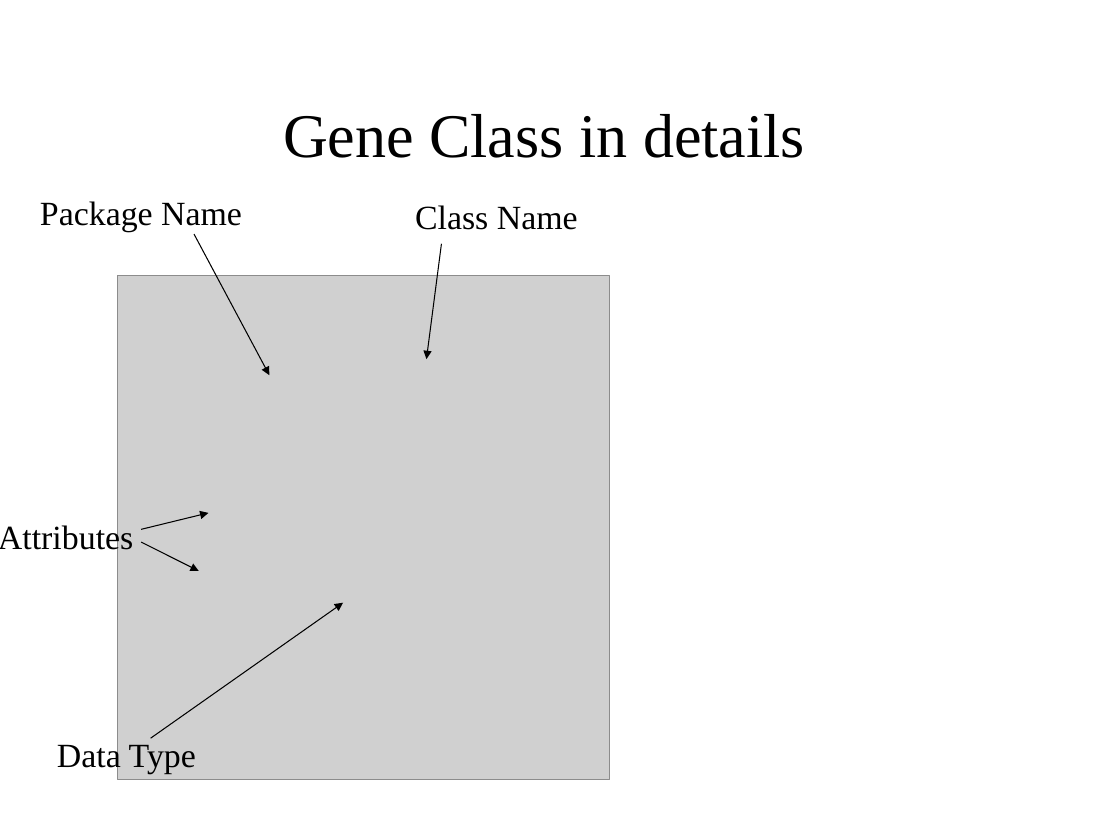
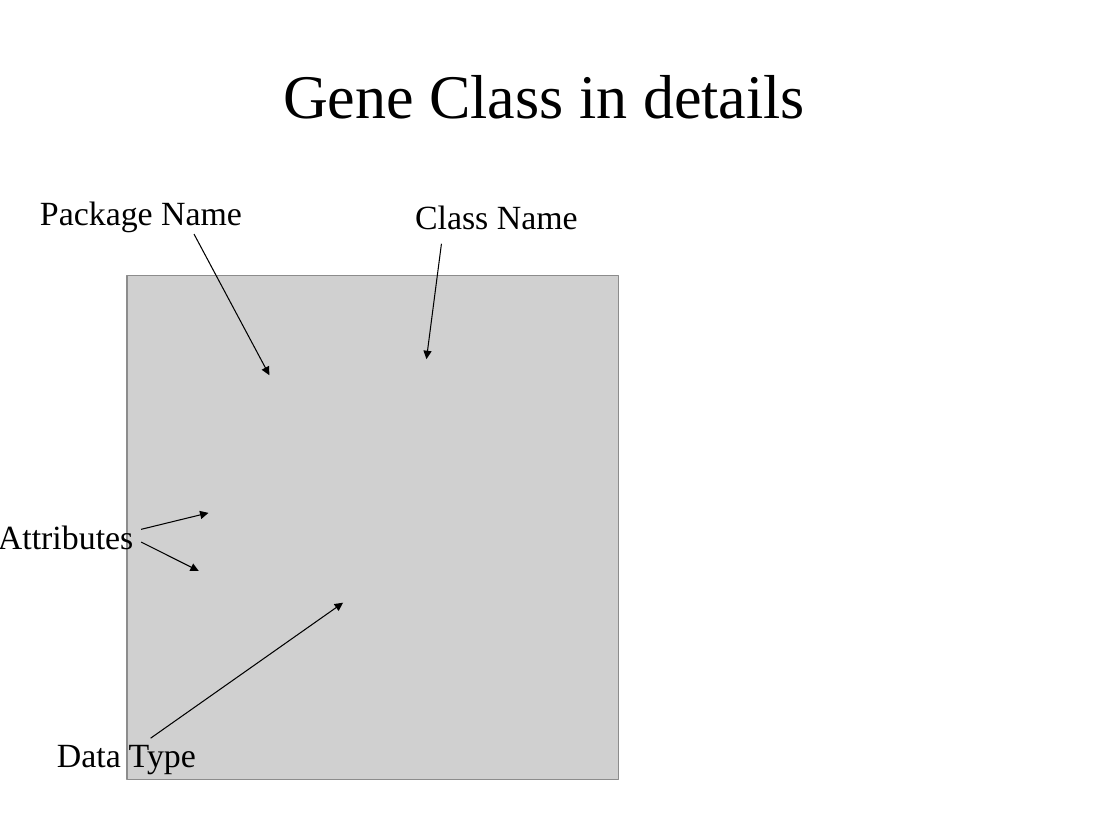
Before and after one commit to NCIP/cadsr-semantic-tools, a slide deck: slide 7 of docs/mapping-presentation-draft.ppt (slide 3 before the commit). Drawn at 1120x840 pixels with LibreOffice and Linux fonts; fonts in the diff are those of the drawing; grey boxes stand for pictures; background and template pictures are left out. Boxes give left, top, right and bottom in pixels: in the first picture for what was removed or moved away, otherwise in the second. Text is boxed around its words. In the diff, an @@ line names an element or a change of style, - is before the commit and + after.

```diff
--- a/docs/mapping-presentation-draft.ppt
+++ b/docs/mapping-presentation-draft.ppt
@@ title "Gene Class in details": place and size @@
-title "Gene Class in details" at [283,114,805,158]
+title "Gene Class in details" at [283,75,805,119]
@@ picture: place and size @@
-picture at [118,275,610,780]
+picture at [127,275,619,780]
@@ text "Data Type" rewrapped from [57,738,199,775] to [57,744,196,775] @@
```
Also in this commit, not shown: 10 other slides changed, 8 slides added, 1 slide removed.
